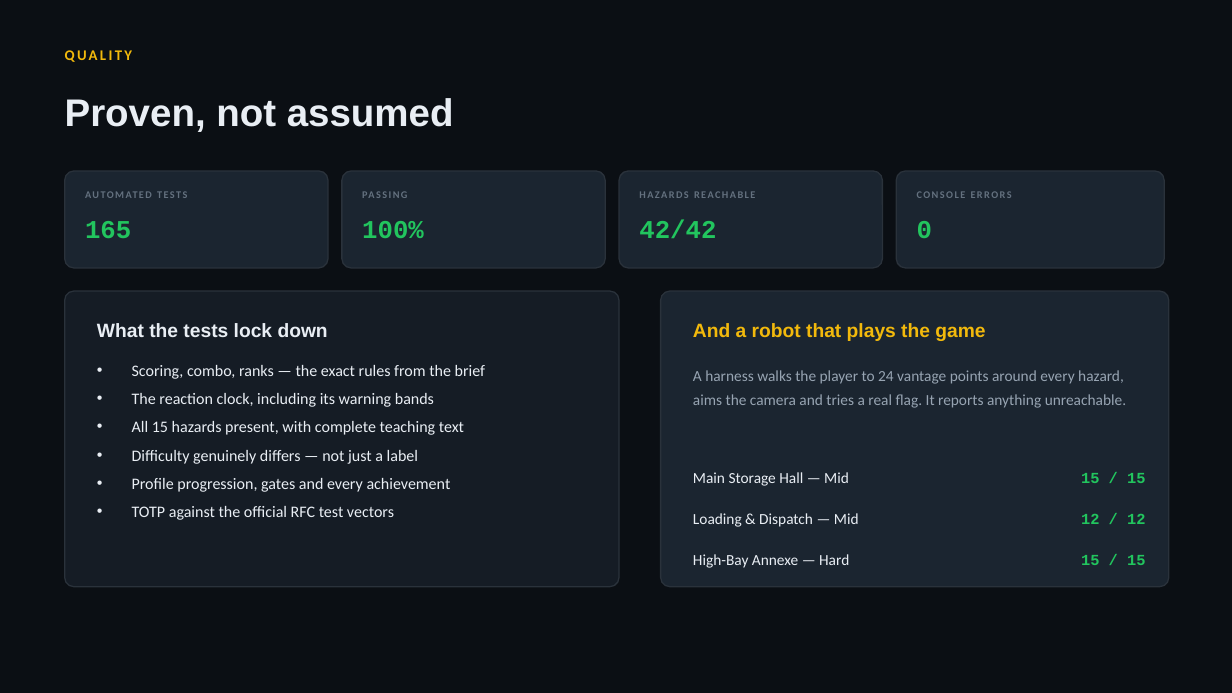
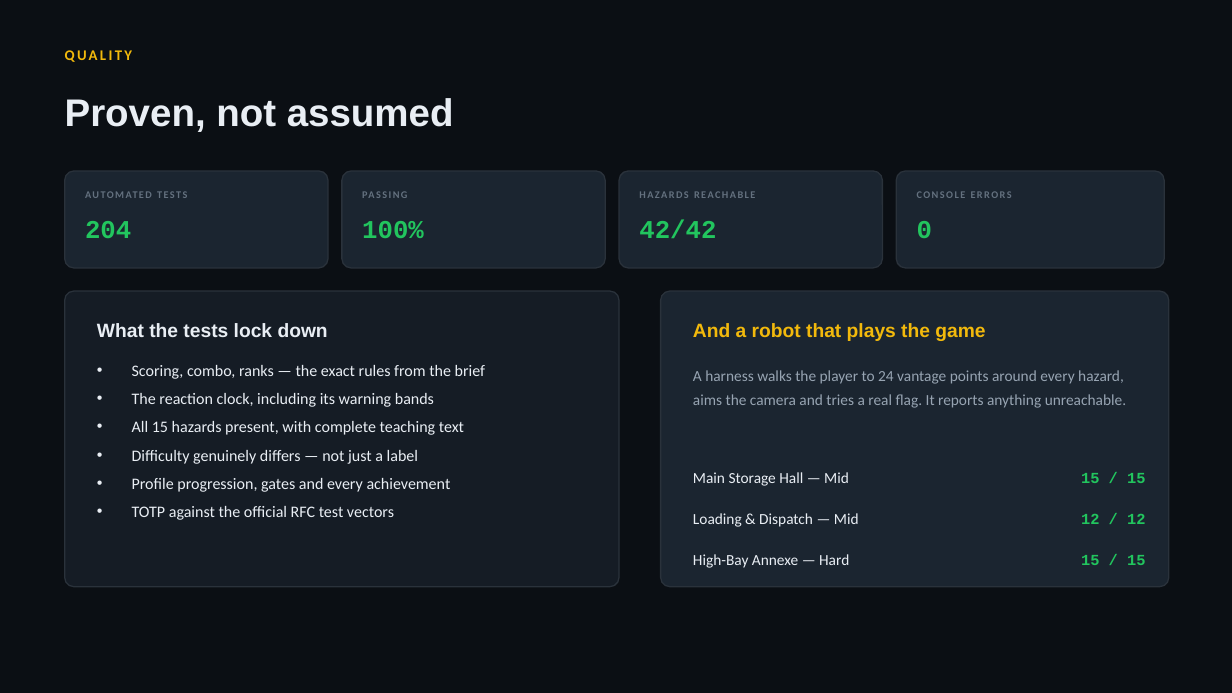
Before and after one commit to kushalthewave/interprize-project, a slide deck: slide 15 of Beat-The-Hazard-Presentation.pptx. Drawn at 1232x693 pixels with LibreOffice and Linux fonts; fonts in the diff are those of the drawing. Boxes give left, top, right and bottom in pixels: in the first picture for what was removed or moved away, otherwise in the second. Text is boxed around its words. In the diff, an @@ line names an element or a change of style, - is before the commit and + after.

```diff
--- a/Beat-The-Hazard-Presentation.pptx
+++ b/Beat-The-Hazard-Presentation.pptx
@@ text at (85,221,131,238): text changed @@
-165
+204
```
Also in this commit, not shown: 5 other slides changed, 14 other files.
